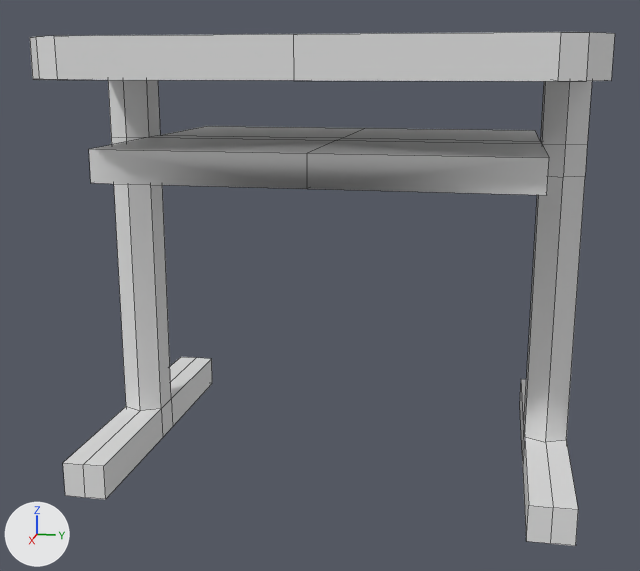
An edit to the FBX model Assets/6-Models/Props/School/school table/schooltable.fbx, drawn before and after from the same camera.
The view is the same before and after, from a 50 mm camera at (3.06, 0.55, 0.41) aimed at (0.0, -0.07, -0.35). Every picture has the same lights, and +X, +Y and +Z are marked at lower left. Mesh edges are drawn as thin lines. Where no turn or scale is listed for an object, it has been applied to the vertices.

The older version as bpy lines, for what is in view:
```python
me_cube_003 = bpy.data.meshes.new('Cube.003')
me_cube_003.from_pydata(...)  # 144 vertices, 147 faces; spans x -0.78..0.69, y -0.83..0.83, z -0.98..0.5
me_cube_003.materials.append(mat_material_001)  # white #e7e7e7
ob_school_table = bpy.data.objects.new('School Table', me_cube_003)
ob_school_table.location = (0.0, 0.0, 0.0)
```
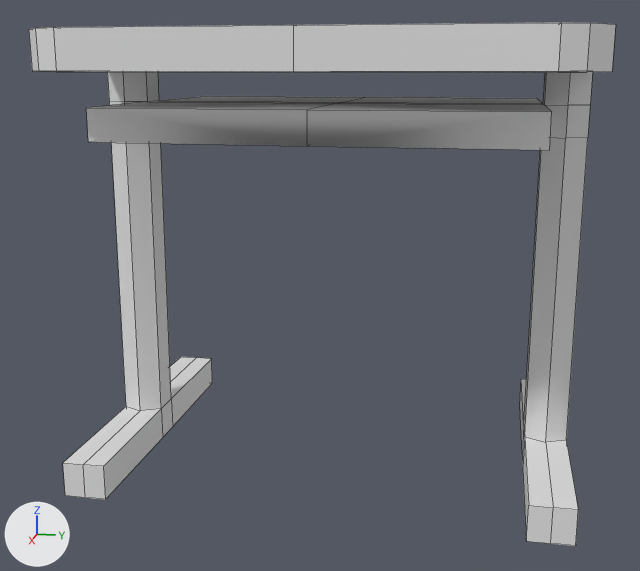
Commit message: [MOD] Fixed School Table prop height

Edits to the scene script, one JSON object a line:
```json
{"block": "me_cube_003", "where": "me_cube_003.from_pydata(...)  # 144 vertices, 147 faces; spans x -0.78..0.69, y -0.83..0.83, z -0.98..0.5"}
{"block": "me_cube_003", "where": "# used by ob_school_table; location = (0.0, 0.0, 0.0)"}
{"block": "me_cube_003", "change": "me_cube_003 part 1: all 56 vertices in x -0.78..0.69, y -0.83..0.83, z 0.38..0.5 are moved by (0.0, 0.0, 0.02)"}
{"block": "me_cube_003", "change": "me_cube_003 part 2: all 40 vertices in x -0.62..0.51, y -0.83..0.83, z 0.07..0.17 are moved by (0.0, 0.0, 0.13)"}
```

Boxes (x1, y1, x2, y2) around the edits, measured in the pictures (640 x 571 px; the box of a moved part takes in the faces that stretch with it):
```json
{"object": "School Table", "change": "reshaped", "before": [30, 32, 615, 546], "after": [29, 23, 616, 546]}
{"part": 1, "of": "me_cube_003", "change": "moved or reshaped", "before": [30, 32, 615, 81], "after": [29, 23, 616, 72]}
{"part": 2, "of": "me_cube_003", "change": "moved or reshaped", "before": [89, 80, 592, 412], "after": [86, 72, 593, 412]}
```
